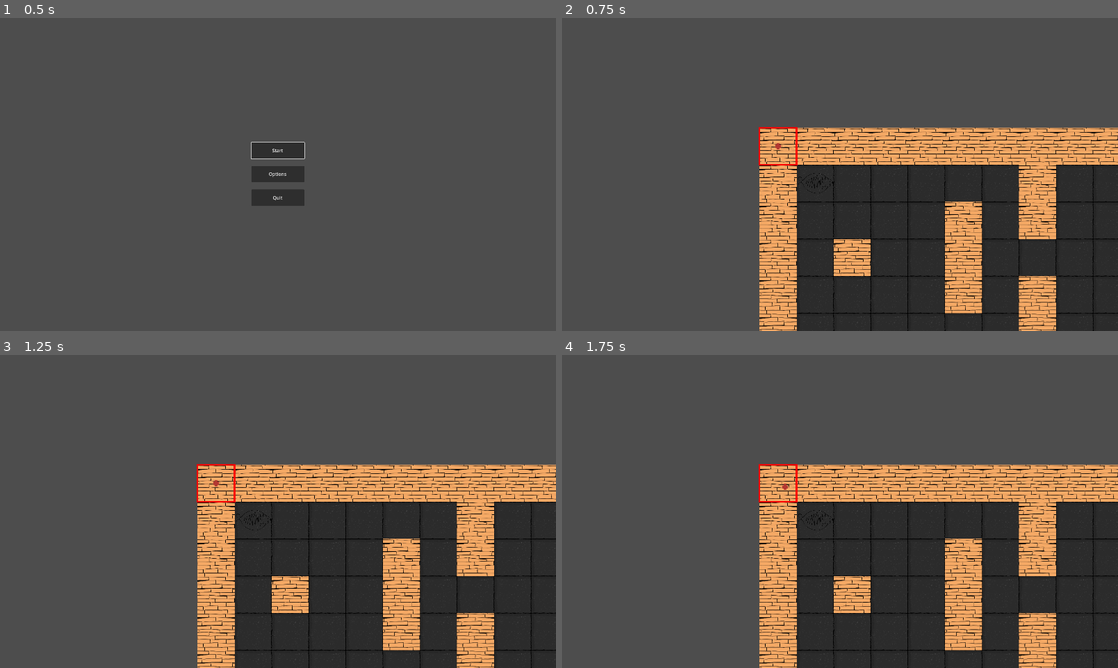
Above: before the commit, frames 1-4 (two rows, left to right).
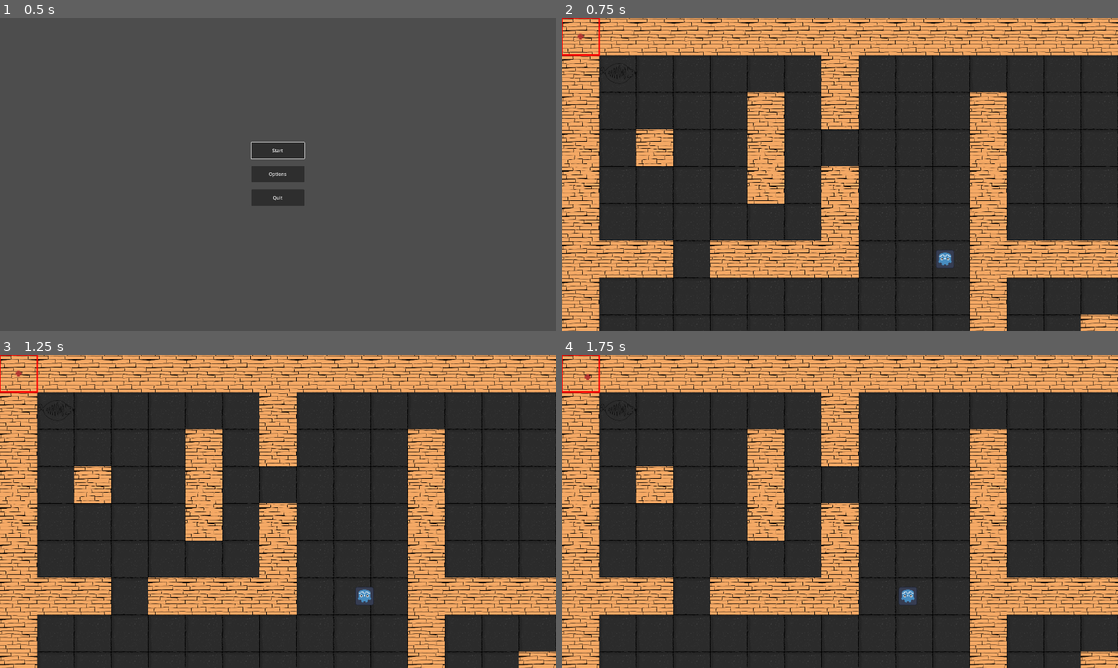
Above: after the commit, the same moments.

Repository: MatthieuD134/project-gwj63
Game: Godot game, scene res://menus/main_menu.tscn
The game is run twice, just before and just after one commit, with the same random seed, the same clock (stepped at 60 frames per second) and the same inputs. Sound files missing from this copy of the repository are replaced by a short silence.
Inputs (mouse positions are in pixels of both pictures, inside the frame that each line leads up to):
- Up to frame 1 (0.5 s): no input
- Up to frame 2 (0.75 s): click "Start" at 0.5 s
- Up to frame 3 (1.25 s): no input
- Up to frame 4 (1.75 s): tap Enter (ui_accept) at 1.25, 1.52 s; move the mouse to (962, 495) at 1.27 s; press the mouse at (962, 495) at 1.28 s; hold Right (ui_right) from 1.28 s (still down)

Frame 1 is identical in both runs. In frame 2, 81% of the frame differs, in the area x 0-100%, y 0-100%; in frame 3, 81%; in frame 4, 81%.
Error before the commit: Parse Error: Could not parse global class "Player" from "res://entities/unit/player/player.gd". (res://scenes/common/game_board.gd:14)

Commit message:
attempt in enhancing enemy movement and detection system

Diff:
--- a/entities/unit/enemy/enemy.gd
+++ b/entities/unit/enemy/enemy.gd
@@ -12,6 +12,8 @@
 
 @export var current_state := game_state.PATROLLING : set = update_game_state
 @export var trigger_movement_timer: Timer
+
+var suspicious_target_cell  := Vector2(0,0)
 
 # Called when the node enters the scene tree for the first time.
 func _ready():
@@ -39,6 +41,8 @@
 		# add a delay before continuing the patrol when changing state
 		if state == game_state.PATROLLING:
 			trigger_movement_timer.start()
+		else:
+			trigger_movement_timer.stop()
 		changed_state.emit(self, prev_state, state)
 	else:
 		trigger_movement_timer.stop()
@@ -57,15 +61,17 @@
 	return null
 
 # function to check if player is within sight
-func is_player_in_sight(player:  Player) -> bool:
+func is_player_in_sight() -> bool:
+	var player : Player = get_tree().get_first_node_in_group("player")
 	var space_state = get_world_2d().direct_space_state
 	# enables the collision mask layer 1 and 3
 	var cell_size = self.grid.cell_size.x
 	var queries: Array[PhysicsRayQueryParameters2D] = [
-		PhysicsRayQueryParameters2D.create(self.sprite.global_position, player.global_position + Vector2(0, -cell_size/3), int(pow(2, 1-1) + pow(2, 3-1)), [self]), # top
-		PhysicsRayQueryParameters2D.create(self.sprite.global_position, player.global_position + Vector2(cell_size/3, 0), int(pow(2, 1-1) + pow(2, 3-1)), [self]), # right
-		PhysicsRayQueryParameters2D.create(self.sprite.global_position, player.global_position + Vector2(0, cell_size/3), int(pow(2, 1-1) + pow(2, 3-1)), [self]), # bottom
-		PhysicsRayQueryParameters2D.create(self.sprite.global_position, player.global_position + Vector2(-cell_size/3, 0), int(pow(2, 1-1) + pow(2, 3-1)), [self]) # left
+#		PhysicsRayQueryParameters2D.create(self.sprite.global_position, player.global_position, int(pow(2, 1-1) + pow(2, 3-1)), [self]), # center
+		PhysicsRayQueryParameters2D.create(self.sprite.global_position, player.sprite.global_position + Vector2(0, -cell_size/3), int(pow(2, 1-1) + pow(2, 3-1)), [self]), # top
+		PhysicsRayQueryParameters2D.create(self.sprite.global_position, player.sprite.global_position + Vector2(cell_size/3, 0), int(pow(2, 1-1) + pow(2, 3-1)), [self]), # right
+		PhysicsRayQueryParameters2D.create(self.sprite.global_position, player.sprite.global_position + Vector2(0, cell_size/3), int(pow(2, 1-1) + pow(2, 3-1)), [self]), # bottom
+		PhysicsRayQueryParameters2D.create(self.sprite.global_position, player.sprite.global_position + Vector2(-cell_size/3, 0), int(pow(2, 1-1) + pow(2, 3-1)), [self]) # left
 	]
 	for query in queries:
 		query.set_collide_with_areas(true)
@@ -81,42 +87,66 @@
 	self.update_game_state(game_state.CHASING)
 	movement_triggered.emit(self)
 
+func check_suspicious_cell(suspicious_cell: Vector2) -> void:
+	self.suspicious_target_cell = suspicious_cell
+	self.update_game_state(game_state.SUSPICIOUS)
+	movement_triggered.emit(self)
+
 
 # change the state to chasing if the player is within sight and not hidden
 func _on_area_2d_area_entered(area: Area2D) -> void:
 	if area.has_method("get_player"):
 		var player: Player = area.get_player()
 		if not player.is_hidden():
-			if self.is_player_in_sight(player):
+			if self.is_player_in_sight():
 				self.chase_player(player)
-
 
 # change the state to patroling if user leaves sight and was being chased
 func _on_area_2d_area_exited(area: Area2D) -> void:
 	if area as DetectionShape and self.current_state == game_state.CHASING:
-		self.update_game_state(game_state.SUSPICIOUS)
+		var player : Player = area.get_player()
+		# if player still in sight, chase him, otherwise go to last seen place as suspicious
+		if self.is_player_in_sight():
+			self.chase_player(player)
+		else:
+			self.check_suspicious_cell(player.cell)
 
 # whenever enemy reach destination, either wait for a while when patrolling or continue chasing player
-func _on_walk_finished(unit: Enemy) -> void:
+func _on_walk_finished(unit: Enemy, is_interuption: bool) -> void:
 	# first check if player can be chased, otherwise continue the normal flow
 	var player = self.get_player_in_detection_range()
-	if player as Player and self.is_player_in_sight(player) and not player.is_hidden():
+	if player as Player and self.is_player_in_sight() and not player.is_hidden():
 		self.chase_player(player)
 	else:
 		match current_state:
 			game_state.PATROLLING:
 				unit.trigger_movement_timer.start()
 			game_state.CHASING:
-				movement_triggered.emit(self)
+				# if player still in sight, chase him, otherwise go to last seen place as suspicious
+				if self.is_player_in_sight():
+					self.chase_player(player)
+				else:
+					self.check_suspicious_cell(player.cell)
 			game_state.SUSPICIOUS:
-				update_game_state(game_state.PATROLLING)
+				if is_interuption:
+					movement_triggered.emit(self)
+				else:
+					update_game_state(game_state.PATROLLING)
 
 # whenever player reach destination, check if he can be chased
-func _on_player_walk_finished(player: Unit) -> void:
+func _on_player_walk_finished(player: Unit, _is_interuption: bool) -> void:
 	if player as Player:
-		if $PathFollow2D/DetectionArea.overlaps_area(player.detection_shape):
-			if self.is_player_in_sight(player) and not player.is_hidden():
-				self.chase_player(player)
+		match self.current_state:
+			game_state.CHASING:
+				# if player still in sight, chase him, otherwise go to last seen place as suspicious
+				if self.is_player_in_sight():
+					self.chase_player(player)
+				else:
+					self.check_suspicious_cell(player.cell)
+			_:
+				if $PathFollow2D/DetectionArea.overlaps_area(player.detection_shape):
+					if self.is_player_in_sight() and not player.is_hidden():
+						self.chase_player(player)
 
 
 func _on_trigger_movement_timeout() -> void:
@@ -128,24 +158,31 @@
 	if unit as Player:
 		match current_state:
 			game_state.CHASING:
-				if not unit.is_hidden() and self.is_player_in_sight(unit):
-					chase_player(unit)
+				# if player still in sight, chase him, otherwise go to last seen place as suspicious
+				if not self.is_player_in_sight():
+					self.check_suspicious_cell(grid.calculate_grid_coordinates(unit.cell))
+				else:
+					self.chase_player(unit)
 			_:
 				var player = self.get_player_in_detection_range()
-				if player as Player and self.is_player_in_sight(player) and not player.is_hidden():
+				if player as Player and self.is_player_in_sight() and not player.is_hidden():
 					self.chase_player(player)
 
 func _on_footstep_timer_timeout():
 	footstep = get_node("FootStep " + str(footR.randi_range(0, 6)))
-	#footstep = get_node("FootStep 0")
-	#print(footstep.get_path())
 	footstep.play()
+
 # check if player is in range and in sight to start following them
 func _on_cell_changed(_prev_cell, _new_cell, _unit) -> void:
 	match current_state:
 		game_state.CHASING:
-			pass
+			var player = get_tree().get_first_node_in_group("player")
+			# if player still in sight, chase him, otherwise go to last seen place as suspicious
+			if self.is_player_in_sight():
+				self.chase_player(player)
+			else:
+				self.check_suspicious_cell(player.cell)
 		_:
 			var player = self.get_player_in_detection_range()
-			if player as Player and self.is_player_in_sight(player) and not player.is_hidden():
+			if player as Player and self.is_player_in_sight() and not player.is_hidden():
 				self.chase_player(player)
--- a/entities/unit/player/player.gd
+++ b/entities/unit/player/player.gd
@@ -9,11 +9,6 @@
 @onready var detection_shape : DetectionShape = $PathFollow2D/PlayerDetectionShape
 
 var feet : AudioStreamPlayer
-
-var ears : AudioListener2D
-
-var feet : AudioStreamPlayer
-
 var ears : AudioListener2D
 
 # Called when the node enters the scene tree for the first time.
--- a/entities/unit/unit.gd
+++ b/entities/unit/unit.gd
@@ -11,7 +11,7 @@
 # 		SIGNALS
 # --------------------
 
-signal walk_finished(unit: Unit)
+signal walk_finished(unit: Unit, is_interuption: bool)
 signal cell_changed(prev_cell: Vector2, new_cell: Vector2, unit: Unit)
 
 
@@ -108,7 +108,7 @@
 		curve.clear_points()
 		_path_follow.rotation = temp_rotation
 		# Finally, we emit a signal. We'll use this one with the game board.
-		emit_signal("walk_finished", self)
+		emit_signal("walk_finished", self, not self.can_move)
 
 
 # Starts walking along the `path`.
--- a/menus/main_menu.tscn
+++ b/menus/main_menu.tscn
@@ -1,8 +1,7 @@
-[gd_scene load_steps=4 format=3 uid="uid://c11ukiuclxo6b"]
+[gd_scene load_steps=3 format=3 uid="uid://c11ukiuclxo6b"]
 
 [ext_resource type="Script" path="res://menus/main_menu.gd" id="1_dxvbe"]
 [ext_resource type="PackedScene" uid="uid://d0wq5sfxok8kj" path="res://menus/options_menu.tscn" id="2_r4jcl"]
-[ext_resource type="AudioStream" uid="uid://cypppdltspytd" path="res://menus/Assets/GWJ63_Music_Menu_1.ogg" id="3_mgmy3"]
 
 [node name="MainMenu" type="Control"]
 layout_mode = 3
@@ -65,7 +64,6 @@
 layout_mode = 1
 
 [node name="MenuMusic" type="AudioStreamPlayer" parent="."]
-stream = ExtResource("3_mgmy3")
 autoplay = true
 
 [connection signal="pressed" from="MainMenuContainer/VBoxContainer/StartButton" to="." method="_on_start_button_pressed"]
--- a/scenes/common/game_board.gd
+++ b/scenes/common/game_board.gd
@@ -171,8 +171,13 @@
 func move_enemy_to_next_marker(enemy: Enemy) -> void:
 	var walkable_cells := get_walkable_cells(enemy)
 	var filtered_marker_array := _enemy_patrol_key_cells.keys().filter(func(cell: Vector2): return cell != enemy.cell and cell in walkable_cells)
-	var random_marker_cell = filtered_marker_array[randi() % filtered_marker_array.size()]
-	self._move_unit(enemy, random_marker_cell)
+	if filtered_marker_array.size() > 0:
+		var random_marker_cell = filtered_marker_array[randi() % filtered_marker_array.size()]
+		self._move_unit(enemy, random_marker_cell)
+	else:
+		var random_cell = walkable_cells[randi() % walkable_cells.size()]
+		self._move_unit(enemy, random_cell)
+
 
 func move_enemy(enemy: Enemy) -> void:
 	match enemy.current_state:
@@ -181,6 +186,10 @@
 
 		Enemy.game_state.CHASING:
 			_move_unit(enemy, player.cell)
+
+		Enemy.game_state.SUSPICIOUS:
+			if enemy.suspicious_target_cell in get_walkable_cells(enemy):
+				_move_unit(enemy, enemy.suspicious_target_cell)
 
 
 # --------------------------------
Binary file added: entities/unit/enemy/assets/NPC.png
Not shown, added: entities/unit/enemy/assets/NPC.png.import
Binary file added: ressources/NPC.png
Not shown, added: ressources/NPC.png.import
